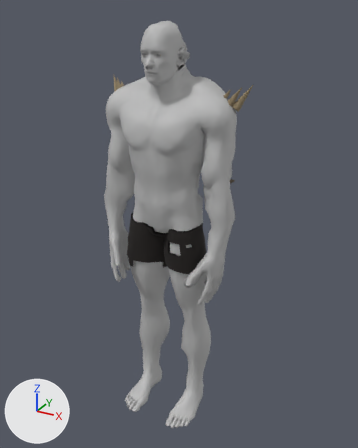
A saved change to the glTF model models/game/ruber.glb.
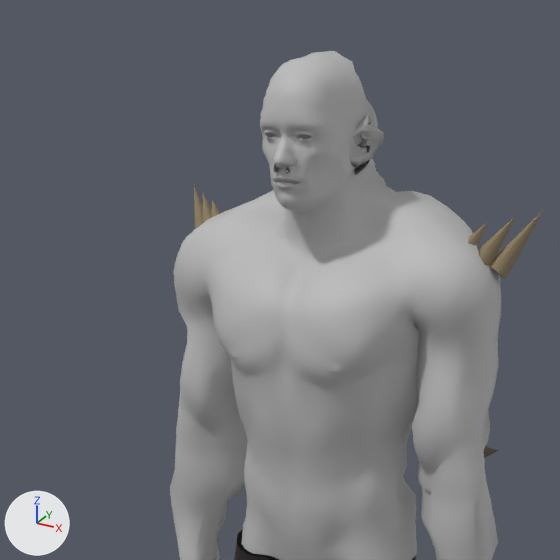
Each version is shown whole from a camera (50 mm lens) standing at (1.394, -2.416, 2.558) and looking at (0.038, 0.05, 1.325), then close up on the part from 10% to 73% of the width and 0% to 50% of the height. The axes (+X, +Y, +Z) are drawn at lower left. The lights are the same throughout. The first two pictures are the older version. Vertices at exactly the same position are counted once.
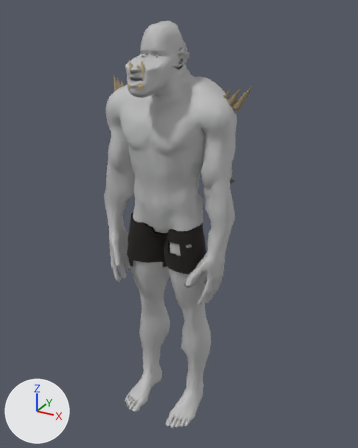
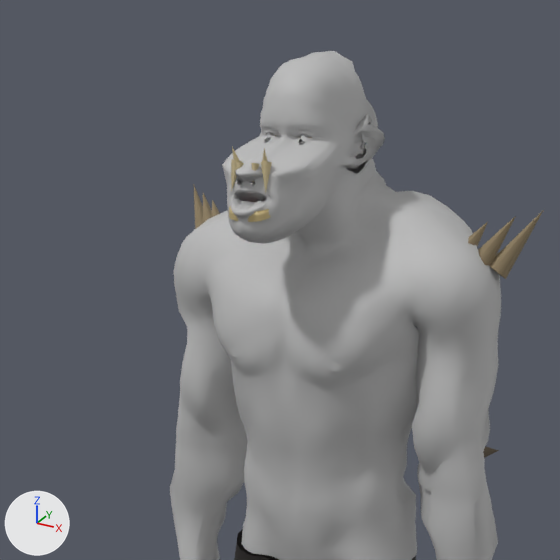
What differs and where, as boxes [x1, y1, x2, y2] in the close-ups (560 x 560 px; the box of a moved part takes in the faces that stretch with it):
part 1 of me_mesh_0, added: after [229, 206, 271, 222]
part 2 of me_mesh_0, added: after [261, 161, 272, 194]
part 3 of me_mesh_0, added: after [251, 163, 259, 171]
part 4 of me_mesh_0, added: after [231, 159, 242, 191]
part 5 of me_mesh_0, added: after [236, 162, 244, 169]
part 6 of me_mesh_0, added (mostly hidden): after [232, 147, 240, 161]
part 7 of me_mesh_0, moved or reshaped: before [263, 128, 378, 248]; after [222, 129, 377, 249]

The change in detail:
me_mesh_0 is used by ob_mesh_0; location (0.0, 0.0, 0.0).
me_mesh_0 had 15190 vertices, 29828 faces and spanned x -0.45..0.45, y -0.29..0.33, z 0.0..2.49.
me_mesh_0 now has 15244 vertices, 29912 faces and spans x -0.45..0.45, y -0.35..0.33, z 0.0..2.49.
me_mesh_0 part 1: the loose piece of 68 vertices spanning x -0.04..0.04, y -0.18..-0.12, z 2.23..2.26 is copied, and the copy is scaled about its middle by (1.3, 1.01, 1), then moved by (0.0, -0.16, -0.04); it spans x -0.05..0.05, y -0.35..-0.28, z 2.19..2.22.
me_mesh_0 part 2: the loose piece of 9 vertices spanning x 0.28..0.35, y -0.01..0.05, z 2.07..2.16 is copied, and the copy is scaled about its middle by (0.212, -0.359, -0.64), then moved by (-0.28, -0.33, 0.16); it spans x 0.02..0.04, y -0.32..-0.3, z 2.24..2.3.
me_mesh_0 part 3: the loose piece of 9 vertices spanning x 0.28..0.35, y -0.01..0.05, z 2.07..2.16 is copied, and the copy is scaled about its middle by (0.167, -0.293, -0.379), then moved by (-0.3, -0.34, 0.17); it spans x 0.01..0.03, y -0.33..-0.31, z 2.26..2.3.
me_mesh_0 part 4: the loose piece of 9 vertices spanning x -0.35..-0.28, y -0.01..0.05, z 2.07..2.16 is copied, and the copy is scaled about its middle by (0.212, -0.359, -0.64), then moved by (0.28, -0.33, 0.16); it spans x -0.04..-0.02, y -0.32..-0.3, z 2.24..2.3.
me_mesh_0 part 5: the loose piece of 9 vertices spanning x -0.35..-0.28, y -0.01..0.05, z 2.07..2.16 is copied, and the copy is scaled about its middle by (0.167, -0.293, -0.379), then moved by (0.3, -0.34, 0.17); it spans x -0.03..-0.01, y -0.33..-0.31, z 2.26..2.3.
me_mesh_0 part 6: the loose piece of 9 vertices spanning x -0.35..-0.28, y -0.01..0.05, z 2.07..2.16 is copied, and the copy is multiplied about its middle by the matrix ((0.428, 0.013, 0.167), (0.099, 0.35, -0.281), (-0.135, 0.298, 0.323)), then moved by (0.29, -0.33, 0.18); it spans x -0.04..-0.02, y -0.32..-0.29, z 2.27..2.32.
me_mesh_0 part 7: 655 vertices moved from x -0.12..0.12, y -0.21..-0.02, z 2.12..2.34 to x -0.12..0.12, y -0.32..-0.02, z 2.11..2.34; 2052 vertices removed from x -0.12..0.13, y -0.22..-0.01, z 2.18..2.34; 1916 vertices added at x -0.12..0.13, y -0.35..-0.01, z 2.14..2.34.
Other edits to the shape of me_mesh_0 do not show in these pictures.
